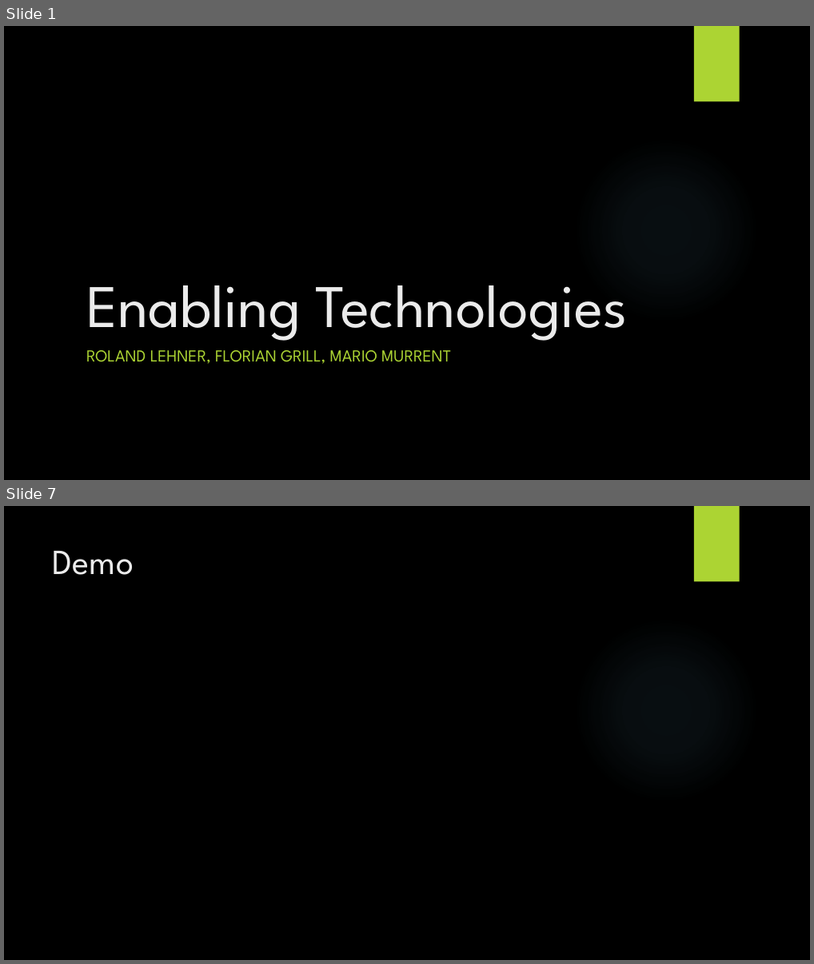
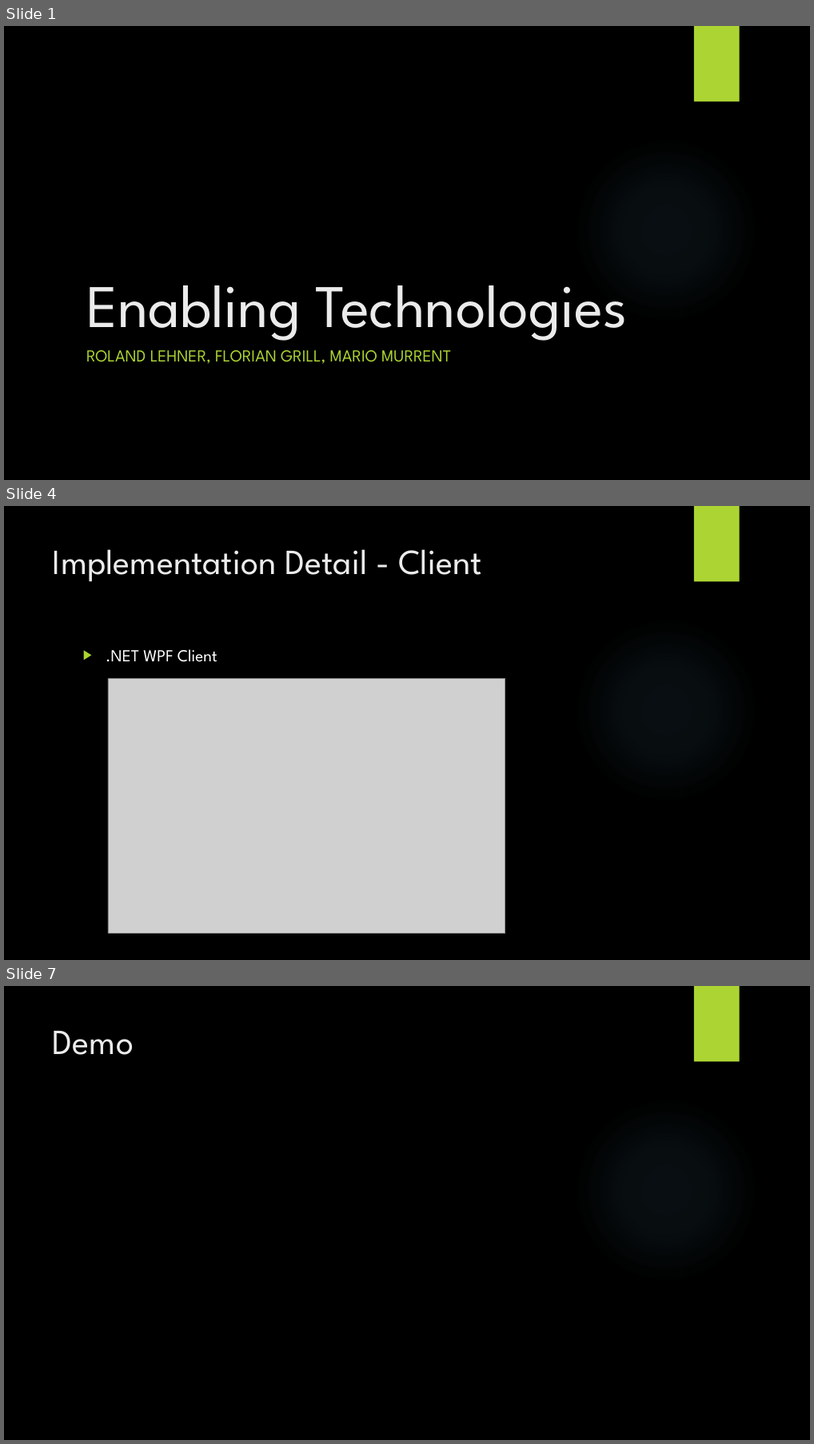
Before and after one commit to lightstalker89/MIT_SAD, a slide deck: 3nd_sem/cc/le_gr_mu/01_Ex_Hm/Presentation/Enabling Technologies.pptx. Shown one above the other, each under a label of ours: slides 1 and 7 before the commit, slides 1, 4 and 7 after it; the slides between them are not shown. The pictures are 814x964 and 814x1444 pixels, drawn with LibreOffice and Linux fonts; fonts in the diff are those of the drawing; grey boxes stand for pictures; background and template pictures are left out. Boxes give left, top, right and bottom in pixels: in the first picture for what was removed or moved away, otherwise in the second. Text is boxed around its words. In the diff, an @@ line names an element or a change of style, - is before the commit and + after.

```diff
--- a/3nd_sem/cc/le_gr_mu/01_Ex_Hm/Presentation/Enabling Technologies.pptx
+++ b/3nd_sem/cc/le_gr_mu/01_Ex_Hm/Presentation/Enabling Technologies.pptx
@@ slide 4 added at [4, 506, 810, 960], background picture (left out); not listed: 2 template elements that a slide beside it also shows @@
@@ title added at [53, 549, 482, 581], 42 pt, text #EBEBEB @@
+Implementation Detail - Client
@@ text added at [106, 649, 218, 662], 20 pt, text #FFFFFF @@
+▶ .NET WPF Client
@@ picture added at [108, 679, 506, 932] @@
```
Also in this commit, not shown: 4 slides changed, 1 slide removed.
